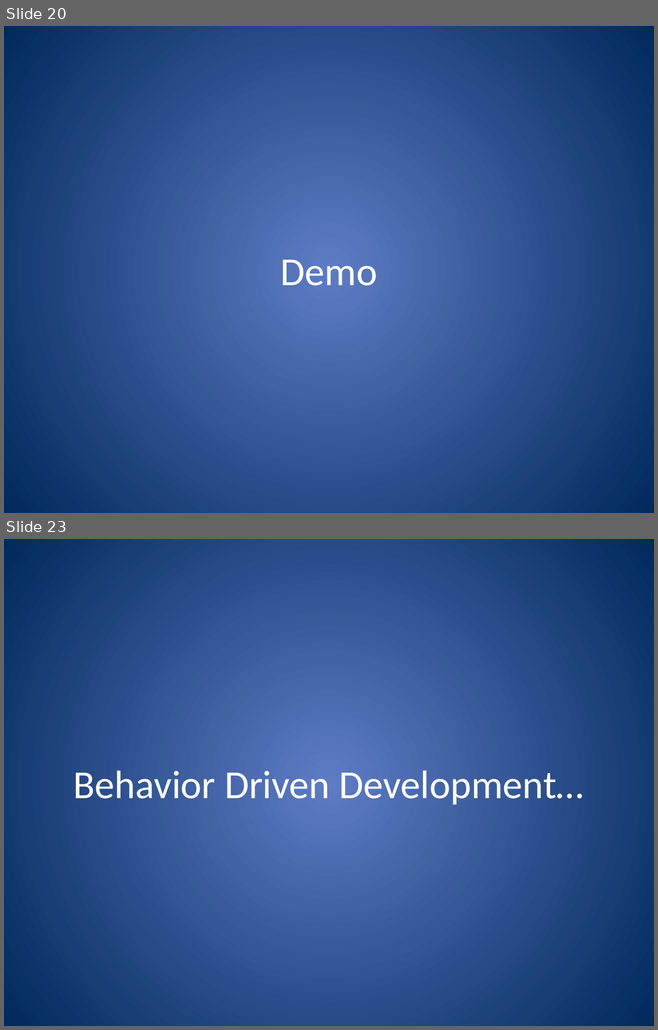
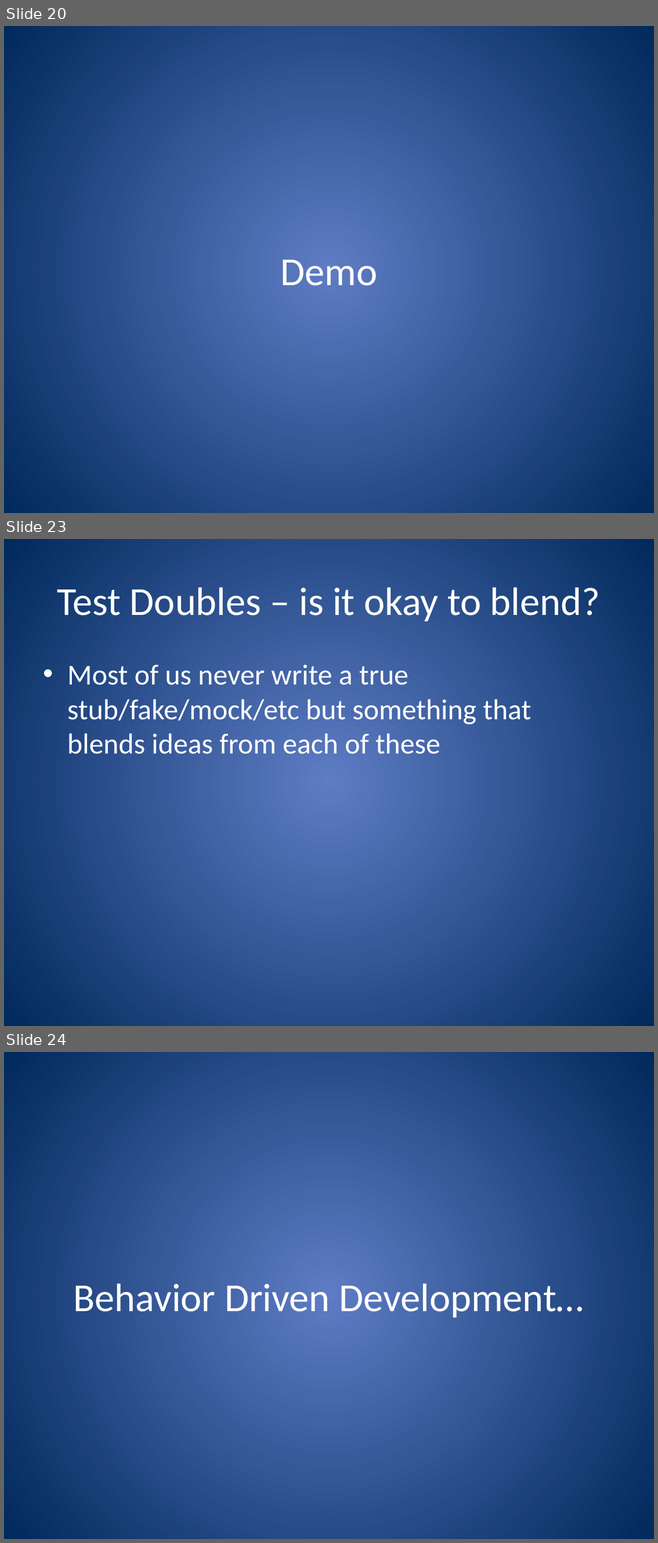
Before and after one commit to ferventcoder/presentations, a slide deck: dotNet/powershellbdd/AutomatedTestingForPowerShell.pptx. Shown one above the other, each under a label of ours: slides 20 and 23 before the commit, slides 20, 23 and 24 after it; the slides between them are not shown. The pictures are 658x1030 and 658x1543 pixels, drawn with LibreOffice and Linux fonts; fonts in the diff are those of the drawing. Boxes give left, top, right and bottom in pixels: in the first picture for what was removed or moved away, otherwise in the second. Text is boxed around its words. In the diff, an @@ line names an element or a change of style, - is before the commit and + after.

```diff
--- a/dotNet/powershellbdd/AutomatedTestingForPowerShell.pptx
+++ b/dotNet/powershellbdd/AutomatedTestingForPowerShell.pptx
@@ slide 23 added at [4,539,654,1026], background gradient #5E7CC5 to #00295C @@
@@ title added at [57,587,600,621], 44 pt, text #FFFFFF @@
+Test Doubles – is it okay to blend?
@@ text added at [67,665,531,754], 32 pt, text #FFFFFF @@
+• Most of us never write a true stub/fake/mock/etc but something that blends ideas from each of these
@@ what was slide 23 is now slide 24 @@
```
Also in this commit, not shown: 5 slides changed, 3 other slides added, 1 slide removed.
